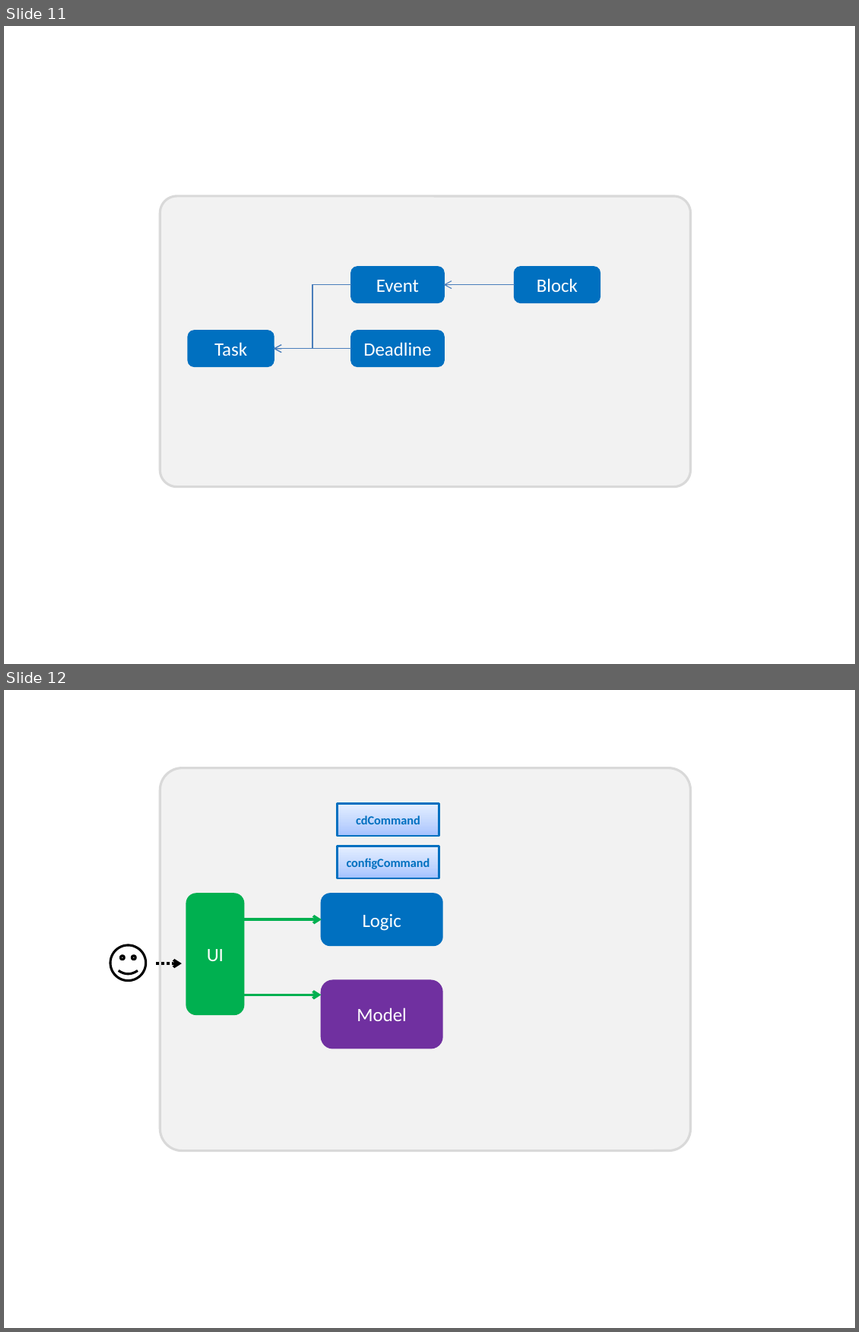
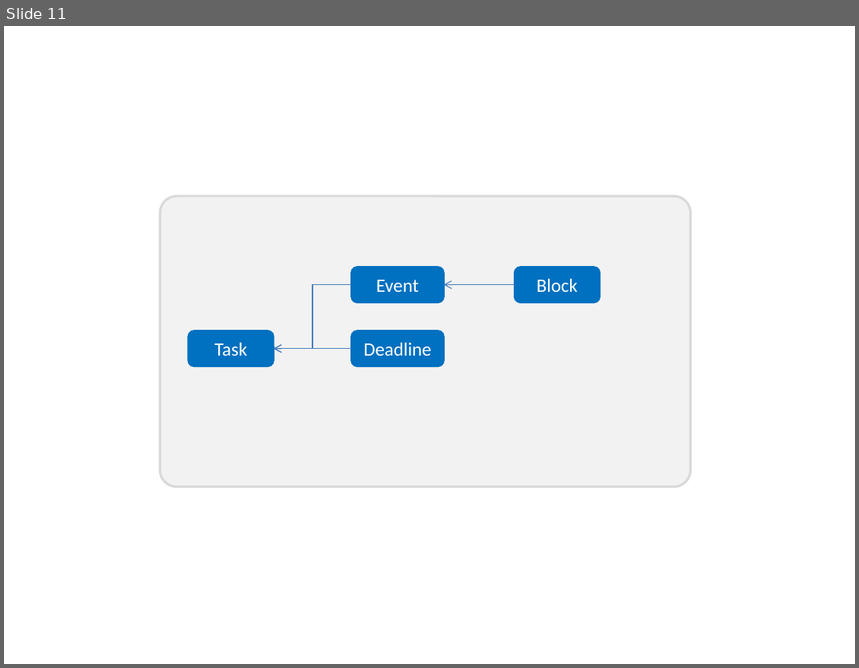
Before and after one commit to tanboonjoon/main, a slide deck: docs/diagrams/Diagrams.pptx. Shown one above the other, each under a label of ours: slides 11 and 12 before the commit, slide 11 after it. The pictures are 859x1332 and 859x668 pixels, drawn with LibreOffice and Linux fonts; fonts in the diff are those of the drawing. Boxes give left, top, right and bottom in pixels: in the first picture for what was removed or moved away, otherwise in the second. Text is boxed around its words. In the diff, an @@ line names an element or a change of style, - is before the commit and + after.

```diff
--- a/docs/diagrams/Diagrams.pptx
+++ b/docs/diagrams/Diagrams.pptx
@@ slide 12 removed at bbox=[4, 690, 855, 1328], background #FFFFFF @@
@@ rounded rectangle removed at bbox=[160, 768, 690, 1151] @@
@@ rectangle removed at bbox=[338, 803, 439, 836] @@
-cdCommand
@@ rectangle removed at bbox=[338, 846, 439, 878] @@
-configCommand
@@ rounded rectangle removed at bbox=[187, 894, 244, 1015] @@
-UI
@@ rounded rectangle removed at bbox=[322, 894, 443, 945] @@
-Logic
@@ arrow removed from (243, 920) to (322, 920) @@
@@ smiley face removed at bbox=[110, 945, 146, 981] @@
@@ arrow removed from (156, 964) to (182, 964) @@
@@ rounded rectangle removed at bbox=[322, 981, 443, 1049] @@
-Model
@@ arrow removed from (243, 995) to (322, 995) @@
```
Also in this commit, not shown: 2 slides changed, 2 other files.
